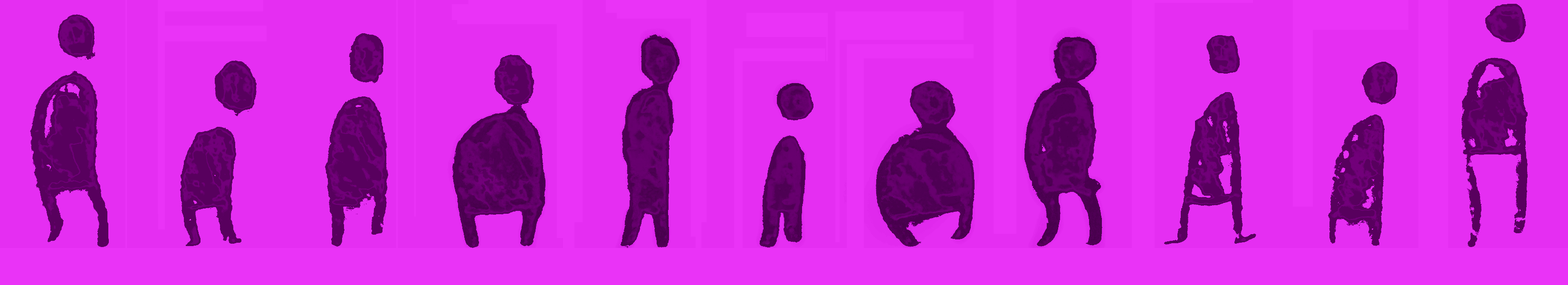
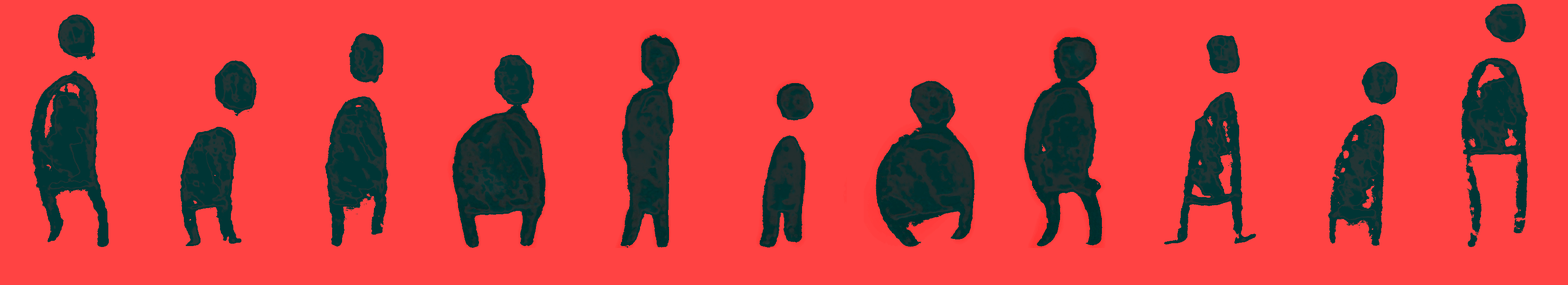
Revision of a layered 1568 x 285 image; what changed, layer by layer:
painted on "root Merged" over 0, 0, 1568, 285
added layer "Paint Layer 2" above "Fill Layer 1" over 0, 0, 1568, 285
